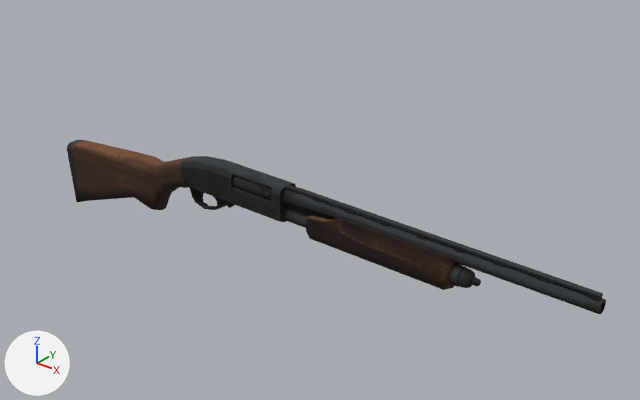
A saved change to the glTF model public/assets/weapons/retro_shotgun_arms.glb.
Both versions are drawn from a 50 mm camera at (92.5, -85.8, 62.0) aimed at (5.1, 23.4, -5.7). The axes (+X, +Y, +Z) are drawn at lower left. The lights are the same throughout. The older version comes first. Where no turn or scale is listed for an object, it has been applied to the vertices.

Script lines for the objects in view, before the commit:
```python
me_circle_002 = bpy.data.meshes.new('Circle.002')
me_circle_002.from_pydata(...)  # 1586 vertices, 3138 faces; spans x -80.0..80.0, y -9.0..14.0, z -6.0..5.0
me_circle_002.materials.append(mat_arms_mi)  # picture img_fps_arms_albedo
me_cube_003 = bpy.data.meshes.new('Cube.003')
me_cube_003.from_pydata(...)  # 22 vertices, 28 faces; spans x 9.67..17.45, y -1.64..1.35, z 7.77..10.07
me_cube_003.materials.append(mat_shotgun_01_mi)  # picture img_shotgun_01_albedo
me_cube_004 = bpy.data.meshes.new('Cube.004')
me_cube_004.from_pydata(...)  # 132 vertices, 260 faces; spans x 23.9..45.9, y -2.3..2.3, z 4.0..8.9
me_cube_004.materials.append(mat_shotgun_01_mi)  # picture img_shotgun_01_albedo
me_cube_005 = bpy.data.meshes.new('Cube.005')
me_cube_005.from_pydata(...)  # 667 vertices, 1288 faces; spans x -29.8..64.5, y -1.8..1.8, z -6.3..10.5
me_cube_005.materials.append(mat_shotgun_01_mi)  # picture img_shotgun_01_albedo
ob_forearm_mesh = bpy.data.objects.new('Forearm_Mesh', me_cube_004)
ob_forearm_mesh.location = (0.5, -1.6, -0.2)
ob_fps_arms_mesh = bpy.data.objects.new('FPS_Arms_Mesh', me_circle_002)
ob_fps_arms_mesh.location = (0.0, 0.0, 0.0)
ob_fps_arms_mesh.rotation_euler = (0.0, 0.0, -1.571)  # degrees (0, 0, -90)
ob_fps_arms_mesh.scale = (0.01, 0.01, 0.01)
ob_loadingport_mesh = bpy.data.objects.new('LoadingPort_Mesh', me_cube_003)
ob_loadingport_mesh.location = (0.5, -1.6, -0.2)
ob_main_mesh = bpy.data.objects.new('Main_Mesh', me_cube_005)
ob_main_mesh.location = (0.5, -1.6, -0.2)
```
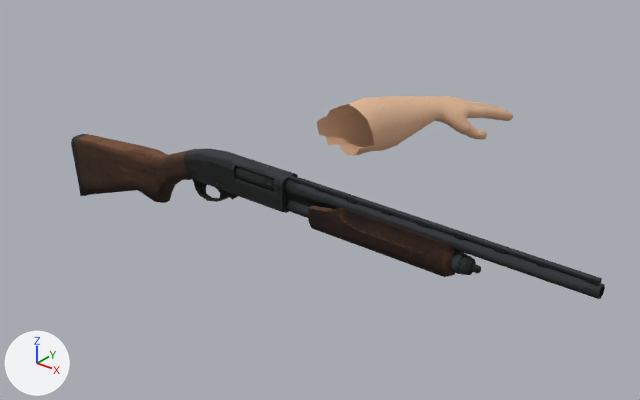
Where the change shows, as pixel boxes [x1, y1, x2, y2] in the pictures (640 x 400 px):
'Main_Mesh', moved, turned
    before: [67, 140, 606, 314]
    after: [71, 134, 605, 299]
'FPS_Arms_Mesh', rescaled (not visible before)
    after: [317, 96, 513, 156]
'Forearm_Mesh', moved, turned
    before: [306, 215, 461, 290]
    after: [308, 205, 463, 277]
'LoadingPort_Mesh', moved
    before: [233, 177, 272, 201]
    after: [235, 168, 275, 191]

Patch to the scene script:
```diff
--- a/public/assets/weapons/retro_shotgun_arms.glb.py
+++ b/public/assets/weapons/retro_shotgun_arms.glb.py
@@ ob_fps_arms_mesh @@
 ob_fps_arms_mesh.rotation_euler = (0.0, 0.0, -1.571)  # degrees (0, 0, -90)
-ob_fps_arms_mesh.scale = (0.01, 0.01, 0.01)
@@ ob_forearm_mesh @@
 ob_forearm_mesh = bpy.data.objects.new('Forearm_Mesh', me_cube_004)
-ob_forearm_mesh.location = (0.5, -1.6, -0.2)
+ob_forearm_mesh.location = (-0.3, 0.0, 0.3)
+ob_forearm_mesh.rotation_euler = (0.00241, -0.00551, -0.000301)  # degrees (0.1, -0.3, -0)
@@ ob_loadingport_mesh @@
 ob_loadingport_mesh = bpy.data.objects.new('LoadingPort_Mesh', me_cube_003)
-ob_loadingport_mesh.location = (0.5, -1.6, -0.2)
+ob_loadingport_mesh.location = (-0.3, 0.0, 0.3)
@@ ob_main_mesh @@
 ob_main_mesh = bpy.data.objects.new('Main_Mesh', me_cube_005)
-ob_main_mesh.location = (0.5, -1.6, -0.2)
+ob_main_mesh.location = (-0.3, 0.0, 0.3)
+ob_main_mesh.rotation_euler = (0.00241, -0.00551, -0.000301)  # degrees (0.1, -0.3, -0)
```
